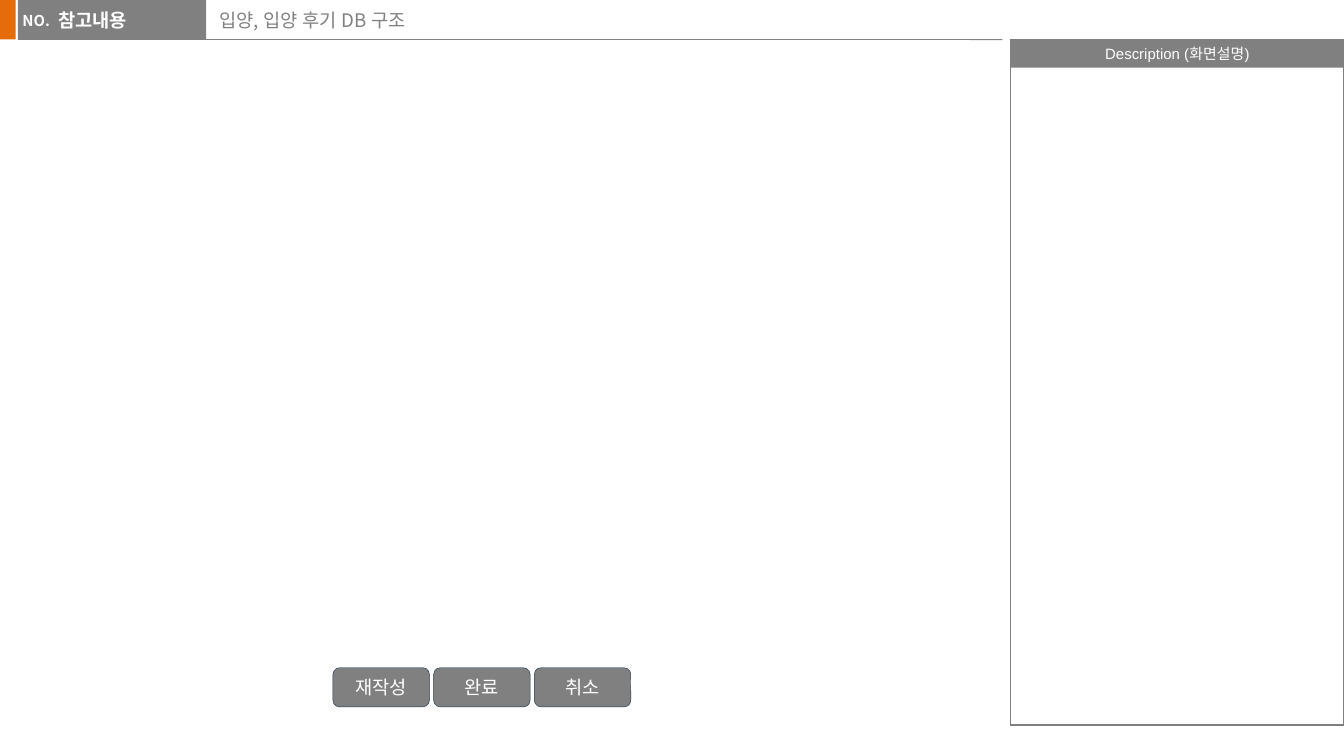
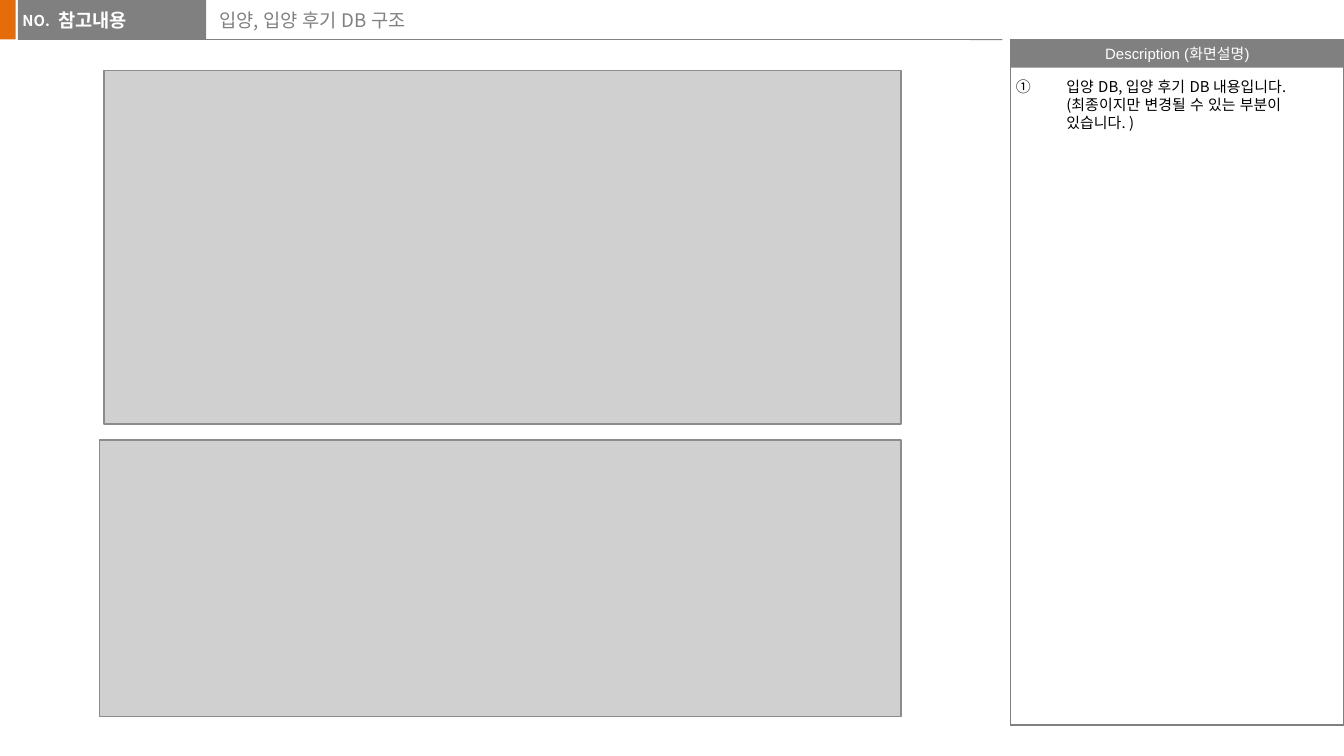
Before and after one commit to jaemikim/Notes, a slide deck: slide 24 of 기획문서/보보 (가칭)_v1-2.pptx (slide 11 before the commit). Drawn at 1344x756 pixels with LibreOffice and Linux fonts; fonts in the diff are those of the drawing; grey boxes stand for pictures. Boxes give left, top, right and bottom in pixels: in the first picture for what was removed or moved away, otherwise in the second. Text is boxed around its words. In the diff, an @@ line names an element or a change of style, - is before the commit and + after.

```diff
--- a/기획문서/보보 (가칭)_v1-2.pptx
+++ b/기획문서/보보 (가칭)_v1-2.pptx
@@ picture added at [103, 71, 900, 425] @@
@@ text added at [1066, 79, 1286, 129], 8 pt, text #000000 @@
+1. 입양 DB, 입양 후기 DB 내용입니다.
+   (최종이지만 변경될 수 있는 부분이
+   있습니다. )
@@ picture added at [99, 439, 902, 716] @@
@@ rounded rectangle removed at [333, 668, 430, 707] @@
-재작성
@@ rounded rectangle removed at [434, 668, 531, 707] @@
-완료
@@ rounded rectangle removed at [535, 668, 632, 707] @@
-취소
```
Also in this commit, not shown: 1 other slide changed, 13 slides added, 1 other file.
